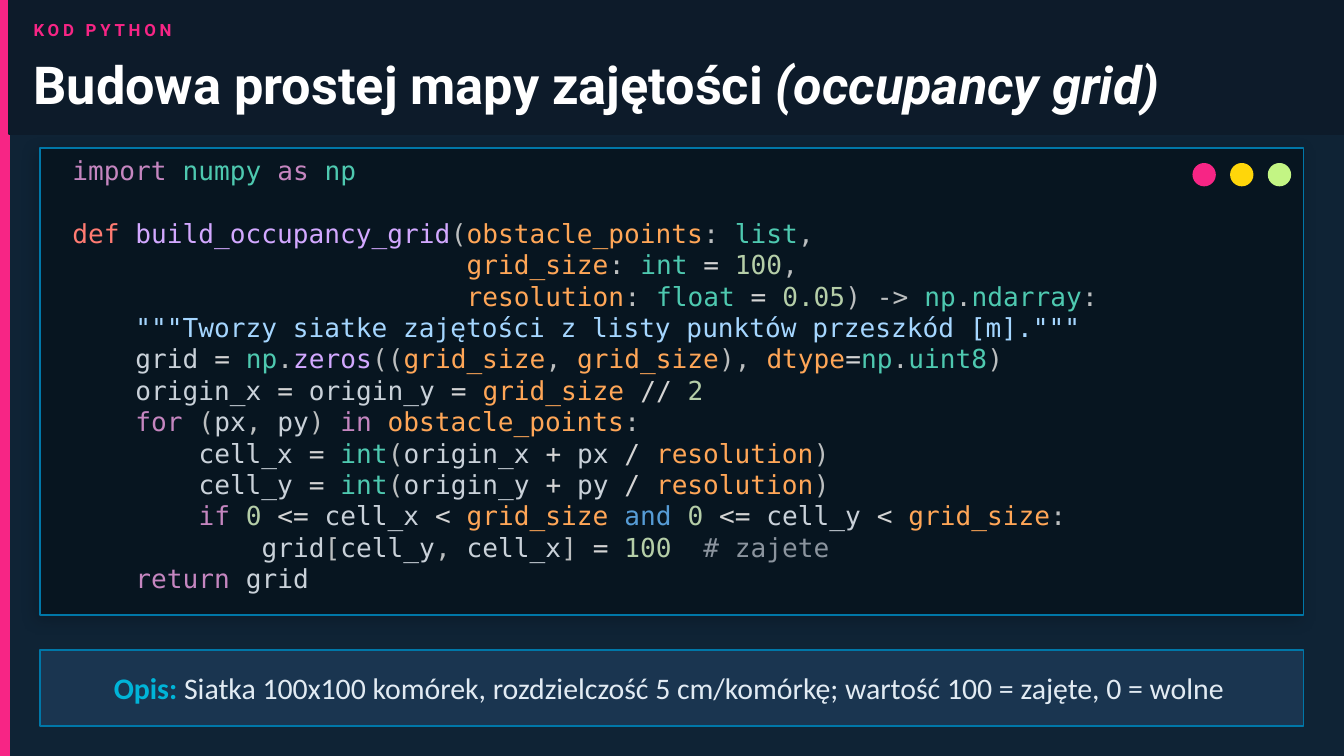
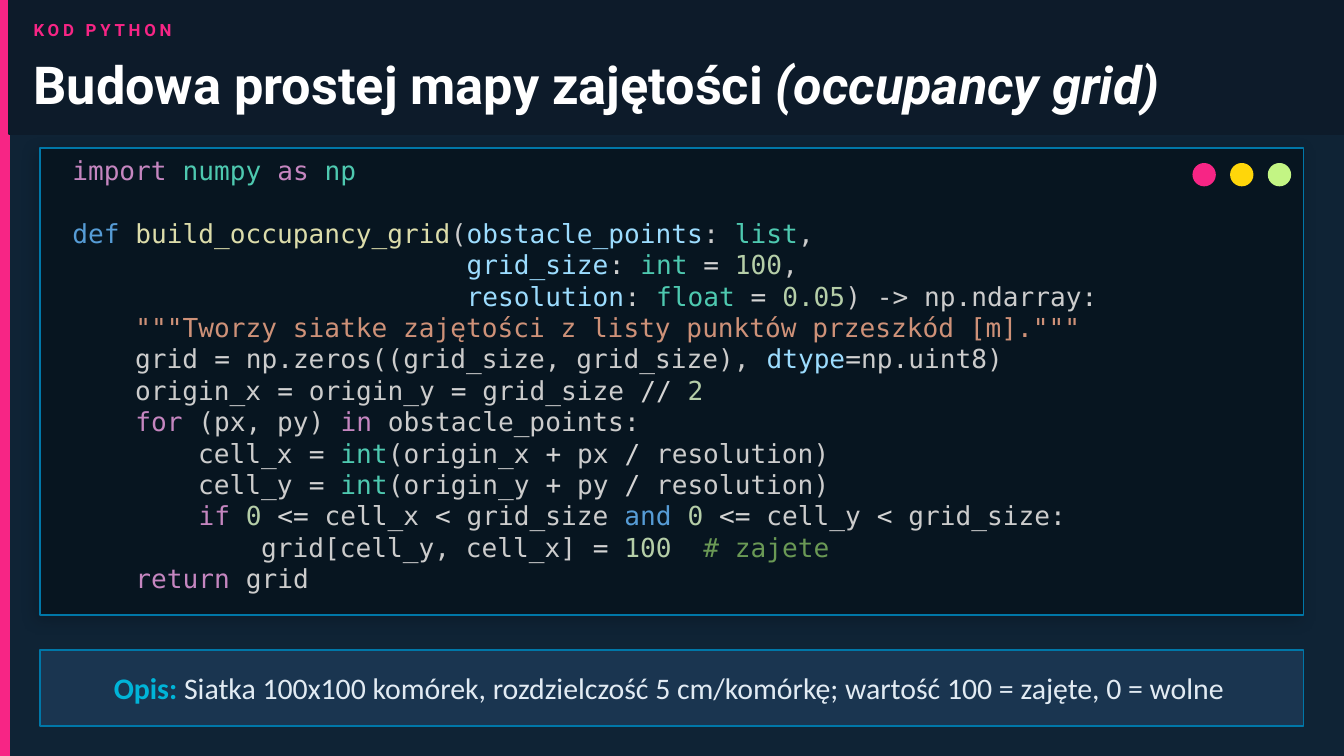
Before and after one commit to MatPomGit/MobileHub, a slide deck: slide 28 of zajecia/robo/robo_w1.pptx. Drawn at 1344x756 pixels with LibreOffice and Linux fonts; fonts in the diff are those of the drawing. Boxes give left, top, right and bottom in pixels: in the first picture for what was removed or moved away, otherwise in the second. Text is boxed around its words. In the diff, an @@ line names an element or a change of style, - is before the commit and + after.

```diff
--- a/zajecia/robo/robo_w1.pptx
+++ b/zajecia/robo/robo_w1.pptx
@@ text at bbox=[72, 223, 1097, 593]: text colour #FF7B72 to #569CD6 in "def"; text colour #D2A8FF to #DCDCAA in "build_occupancy_grid(obstacle_points:"; text colour #BBBEBF to #CCCCCC in "build_occupancy_grid(obstacle_points: list,", "grid_size: 100,", "resolution: 0.05) -> np.ndarray:", "np.zeros((grid_size, grid_size), dtype=np.uint8)" and 5 more places; text colour #FFA657 to #9CDCFE in "build_occupancy_grid(obstacle_points:", "grid_size:", "resolution:", "dtype=np.uint8)"; text colour #4EC9B0 to #CCCCCC in "np.ndarray:", "np.zeros((grid_size, dtype=np.uint8)"; text colour #A5D6FF to #CE9178 in """"Tworzy siatke zajętości z listy punktów przeszkód ..."; text colour #C9D1D9 to #CCCCCC in "grid", "origin_x origin_y", "(px, py)", "cell_x int(origin_x px" and 4 more places; text colour #D2A8FF to #CCCCCC in "np.zeros((grid_size,"; text colour #FFA657 to #CCCCCC in "np.zeros((grid_size, grid_size),", "grid_size", "obstacle_points:", "resolution)" and 2 more places; text colour #8B949E to #6A9955 in "# zajete" @@
```
Also in this commit, not shown: 5 other slides changed, 4 other files.
